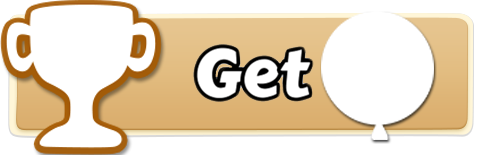
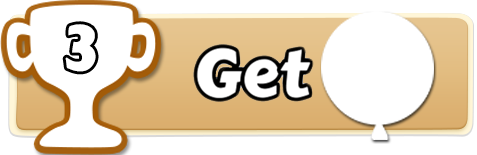
Layered file, before and after one edit (w=477, h=155). Changes by layer:
added layer "3" above "Cup icon 사본" over [65, 24, 96, 72]
